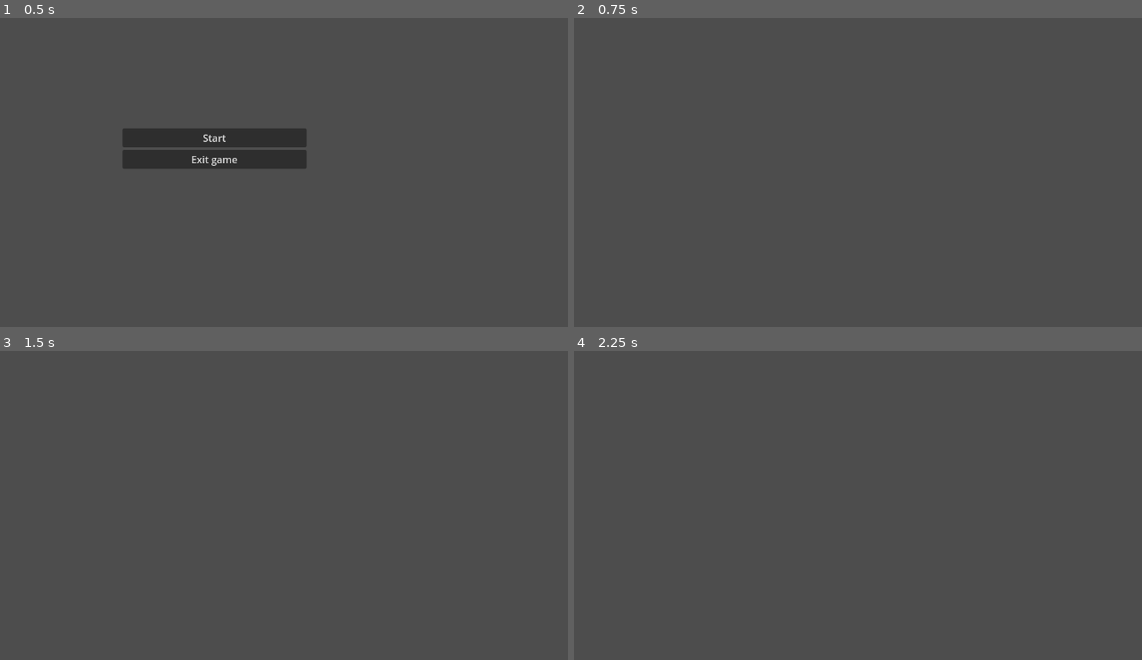
Above: before the commit, frames 1-4 (two rows, left to right).
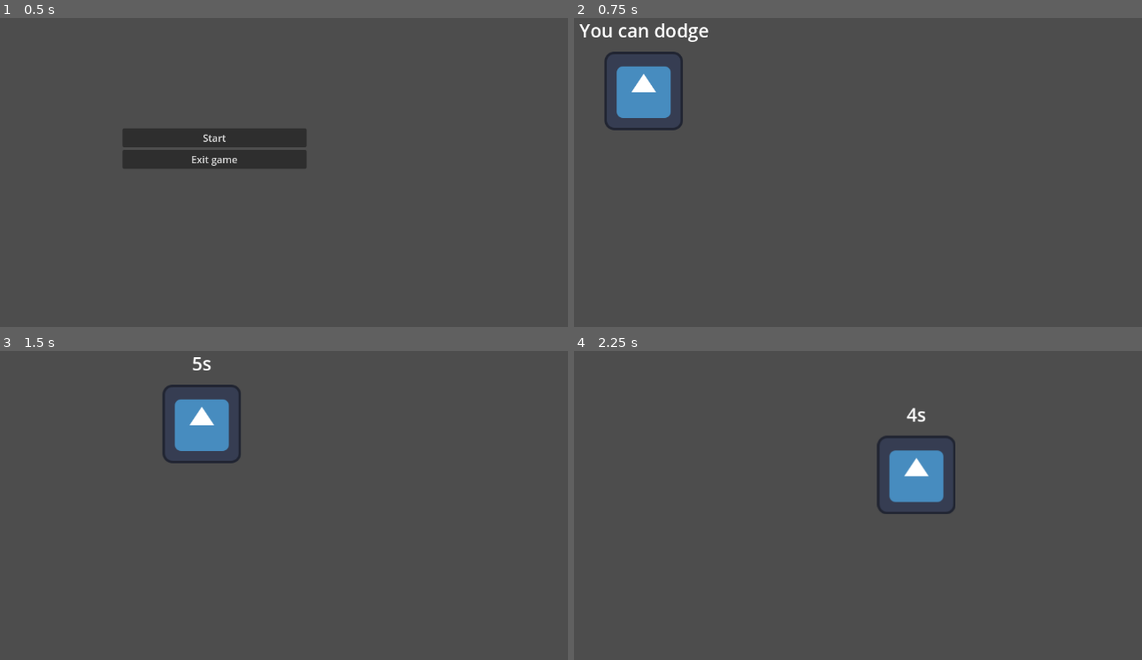
Above: after the commit, the same moments.

Repository: RoliGreiner/Anomaly-Zone-Game-Jam-2025
Game: Godot game, scene res://scenes/main_menu.tscn
The game is run twice, just before and just after one commit, with the same random seed, the same clock (stepped at 60 frames per second) and the same inputs. The engine's default icon, where the game draws it, is replaced by a stand-in: a white triangle on a blue panel in a dark square.
Inputs:
- Up to frame 1 (0.5 s): no input
- Up to frame 2 (0.75 s): click "Start" at 0.5 s
- Up to frame 3 (1.5 s): tap Enter at 1.25 s; hold D (right, bound only after the commit) from 1.28 s (still down); tap Space (dodge, bound only after the commit) at 1.35 s
- Up to frame 4 (2.25 s): release D (right, bound only after the commit) at 2.03 s; hold S (down, bound only after the commit) from 2.03 s (still down); tap Space (dodge, bound only after the commit) at 2.1 s

Frame 1 is identical in both runs. In frame 2, 2.5% of the frame differs, in the area x 0-24%, y 1-37%; in frame 3, 2.1%; in frame 4, 2.2%.

Commit message:
basic movement with dodge

Diff:
--- a/project.godot
+++ b/project.godot
@@ -18,3 +18,35 @@
 [dotnet]
 
 project/assembly_name="Anomaly Zone Game Jam 2025"
+
+[input]
+
+up={
+"deadzone": 0.2,
+"events": [Object(InputEventKey,"resource_local_to_scene":false,"resource_name":"","device":-1,"window_id":0,"alt_pressed":false,"shift_pressed":false,"ctrl_pressed":false,"meta_pressed":false,"pressed":false,"keycode":0,"physical_keycode":87,"key_label":0,"unicode":119,"location":0,"echo":false,"script":null)
+, Object(InputEventKey,"resource_local_to_scene":false,"resource_name":"","device":-1,"window_id":0,"alt_pressed":false,"shift_pressed":false,"ctrl_pressed":false,"meta_pressed":false,"pressed":false,"keycode":0,"physical_keycode":4194320,"key_label":0,"unicode":0,"location":0,"echo":false,"script":null)
+]
+}
+down={
+"deadzone": 0.2,
+"events": [Object(InputEventKey,"resource_local_to_scene":false,"resource_name":"","device":-1,"window_id":0,"alt_pressed":false,"shift_pressed":false,"ctrl_pressed":false,"meta_pressed":false,"pressed":false,"keycode":0,"physical_keycode":83,"key_label":0,"unicode":115,"location":0,"echo":false,"script":null)
+, Object(InputEventKey,"resource_local_to_scene":false,"resource_name":"","device":-1,"window_id":0,"alt_pressed":false,"shift_pressed":false,"ctrl_pressed":false,"meta_pressed":false,"pressed":false,"keycode":0,"physical_keycode":4194322,"key_label":0,"unicode":0,"location":0,"echo":false,"script":null)
+]
+}
+left={
+"deadzone": 0.2,
+"events": [Object(InputEventKey,"resource_local_to_scene":false,"resource_name":"","device":-1,"window_id":0,"alt_pressed":false,"shift_pressed":false,"ctrl_pressed":false,"meta_pressed":false,"pressed":false,"keycode":0,"physical_keycode":65,"key_label":0,"unicode":97,"location":0,"echo":false,"script":null)
+, Object(InputEventKey,"resource_local_to_scene":false,"resource_name":"","device":-1,"window_id":0,"alt_pressed":false,"shift_pressed":false,"ctrl_pressed":false,"meta_pressed":false,"pressed":false,"keycode":0,"physical_keycode":4194319,"key_label":0,"unicode":0,"location":0,"echo":false,"script":null)
+]
+}
+right={
+"deadzone": 0.2,
+"events": [Object(InputEventKey,"resource_local_to_scene":false,"resource_name":"","device":-1,"window_id":0,"alt_pressed":false,"shift_pressed":false,"ctrl_pressed":false,"meta_pressed":false,"pressed":false,"keycode":0,"physical_keycode":68,"key_label":0,"unicode":100,"location":0,"echo":false,"script":null)
+, Object(InputEventKey,"resource_local_to_scene":false,"resource_name":"","device":-1,"window_id":0,"alt_pressed":false,"shift_pressed":false,"ctrl_pressed":false,"meta_pressed":false,"pressed":false,"keycode":0,"physical_keycode":4194321,"key_label":0,"unicode":0,"location":0,"echo":false,"script":null)
+]
+}
+dodge={
+"deadzone": 0.2,
+"events": [Object(InputEventKey,"resource_local_to_scene":false,"resource_name":"","device":-1,"window_id":0,"alt_pressed":false,"shift_pressed":false,"ctrl_pressed":false,"meta_pressed":false,"pressed":false,"keycode":0,"physical_keycode":32,"key_label":0,"unicode":32,"location":0,"echo":false,"script":null)
+]
+}
--- a/scenes/game.tscn
+++ b/scenes/game.tscn
@@ -1,3 +1,8 @@
-[gd_scene format=3 uid="uid://stbi58t5etjk"]
+[gd_scene load_steps=2 format=3 uid="uid://stbi58t5etjk"]
+
+[ext_resource type="PackedScene" uid="uid://dcve70sqxk2u2" path="res://scenes/player.tscn" id="1_uwrxv"]
 
 [node name="Game" type="Node2D"]
+
+[node name="Player" parent="." instance=ExtResource("1_uwrxv")]
+position = Vector2(340, 230)
--- /dev/null
+++ b/scenes/player.tscn
@@ -0,0 +1,33 @@
+[gd_scene load_steps=4 format=3 uid="uid://dcve70sqxk2u2"]
+
+[ext_resource type="Script" uid="uid://ddf8q153oarg1" path="res://scripts/player.gd" id="1_3vyb7"]
+[ext_resource type="Texture2D" uid="uid://y0vrkel4nud7" path="res://icon.svg" id="2_g2els"]
+
+[sub_resource type="RectangleShape2D" id="RectangleShape2D_qhqgy"]
+size = Vector2(100, 100)
+
+[node name="Player" type="CharacterBody2D"]
+script = ExtResource("1_3vyb7")
+
+[node name="Sprite2D" type="Sprite2D" parent="."]
+texture = ExtResource("2_g2els")
+
+[node name="CollisionShape2D" type="CollisionShape2D" parent="."]
+shape = SubResource("RectangleShape2D_qhqgy")
+
+[node name="DodgeCouldown" type="Timer" parent="."]
+wait_time = 5.0
+one_shot = true
+
+[node name="Label" type="Label" parent="."]
+anchors_preset = 15
+anchor_right = 1.0
+anchor_bottom = 1.0
+offset_left = -38.5
+offset_top = -120.0
+offset_right = 38.5
+offset_bottom = -78.0
+grow_horizontal = 2
+grow_vertical = 2
+theme_override_font_sizes/font_size = 30
+horizontal_alignment = 1
--- /dev/null
+++ b/scripts/player.gd
@@ -0,0 +1,47 @@
+extends CharacterBody2D
+
+@export var speed: int = 500
+@export var current_state: states = states.MOVE
+@export var dodge_speed: int = 20;
+
+var dodge_couldown: bool = false
+
+
+enum states {
+	MOVE,
+	DODGE,
+}
+
+func _process(delta: float) -> void:
+	if $DodgeCouldown.is_stopped():
+		$Label.text = "You can dodge"
+	else:
+		var text = "%.0fs" % $DodgeCouldown.time_left
+		$Label.text = text
+
+func _physics_process(delta: float) -> void:
+	match current_state:
+		states.MOVE:
+			move_state(delta)
+		states.DODGE:
+			dodge_state(delta)
+
+	velocity.normalized()
+	move_and_slide()
+
+func move_state(delta: float):
+	move(delta)
+
+	if Input.is_action_just_pressed("dodge") and $DodgeCouldown.is_stopped():
+		current_state = states.DODGE
+
+func dodge_state(delta: float):
+	move(delta)
+
+	velocity *= dodge_speed
+	current_state = states.MOVE
+	$DodgeCouldown.start(5)
+
+func move(delta: float):
+	var input_direction = Input.get_vector("left", "right", "up", "down")
+	velocity = input_direction * speed * delta * 50
Not shown, added: scripts/player.gd.uid
